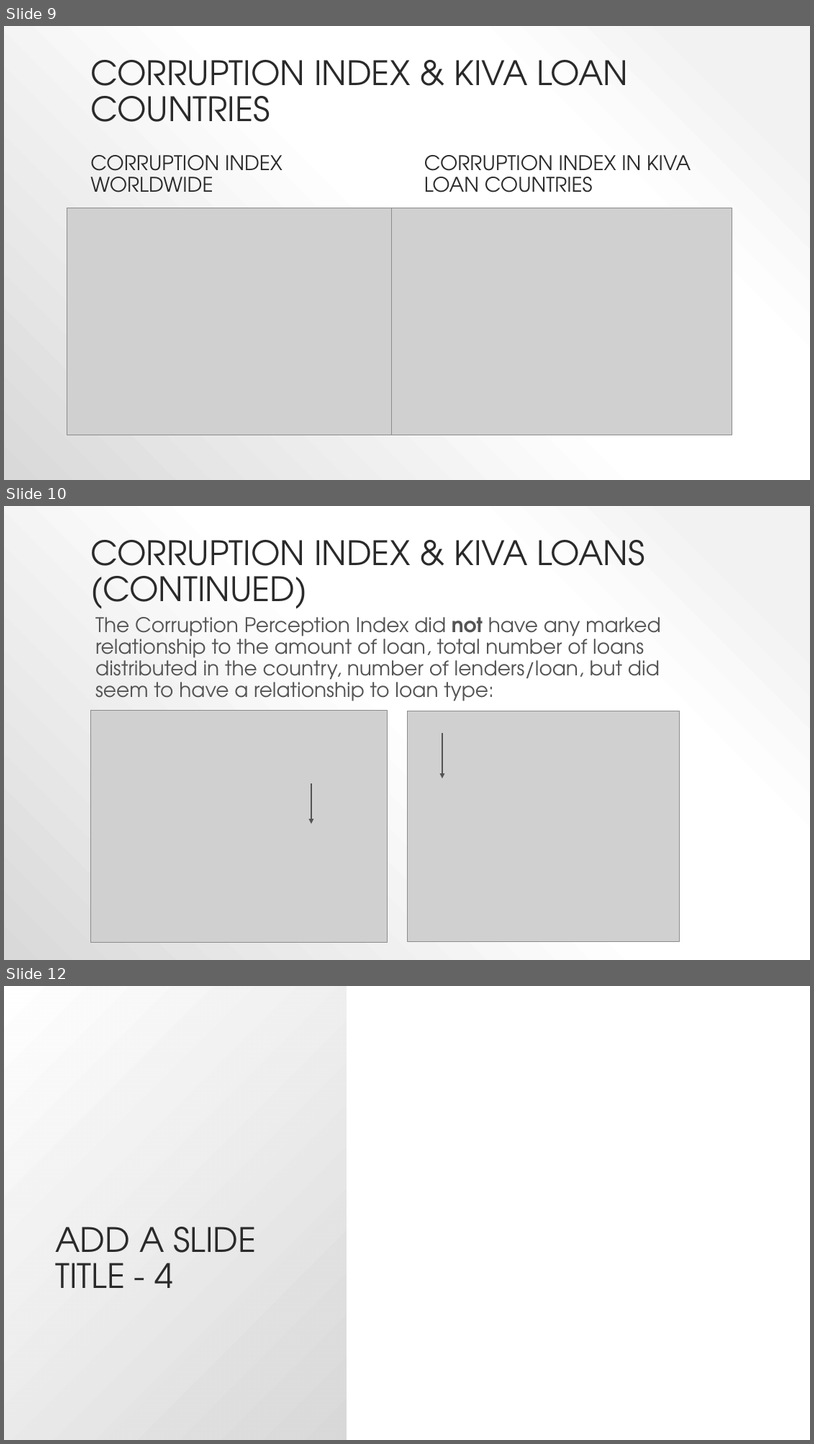
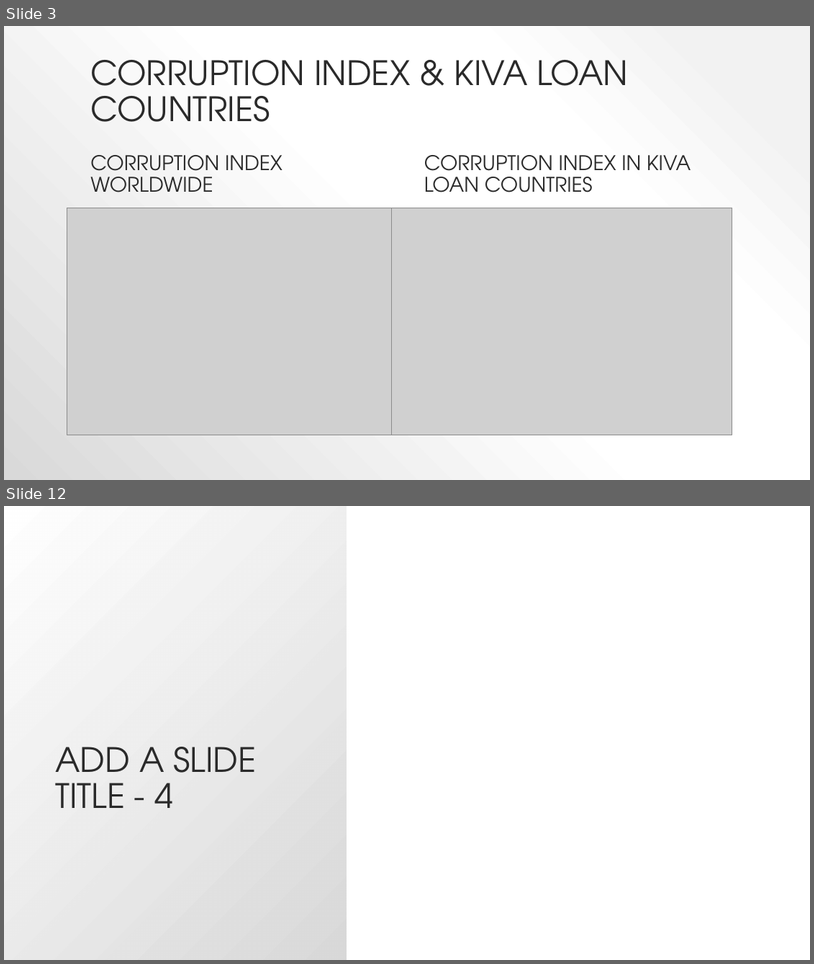
Before and after one commit to techsmj/RiceU-Project-1, a slide deck: KivaLoans.pptx. Shown one above the other, each under a label of ours: slides 9, 10 and 12 before the commit, slides 3 and 12 after it; the slides between them are not shown. The pictures are 814x1444 and 814x964 pixels, drawn with LibreOffice and Linux fonts; fonts in the diff are those of the drawing; grey boxes stand for pictures. Boxes give left, top, right and bottom in pixels: in the first picture for what was removed or moved away, otherwise in the second. Text is boxed around its words. In the diff, an @@ line names an element or a change of style, - is before the commit and + after.

```diff
--- a/KivaLoans.pptx
+++ b/KivaLoans.pptx
@@ slide 10 removed at (4,506,810,960), background gradient #F2F2F2 to #FFFFFF to #D9D9D9 @@
@@ title removed at (90,540,645,609) @@
-CORRUPTION INDEX & KIVA LOANS (CONTINUED)
@@ text removed at (95,617,661,701) @@
-The Corruption Perception Index did not have any marked relationship to the amount of loan, total number of loans distributed in the country, number of lenders/loan, but did seem to have a relationship to loan type:
@@ picture removed at (90,710,387,942) @@
@@ picture removed at (407,710,680,941) @@
@@ arrow removed from (442, 733) to (442, 778) @@
@@ arrow removed from (311, 783) to (311, 824) @@
@@ what was slide 9 is now slide 3 @@
```
Also in this commit, not shown: 2 slides changed, 6 slides added, 5 other slides removed.
